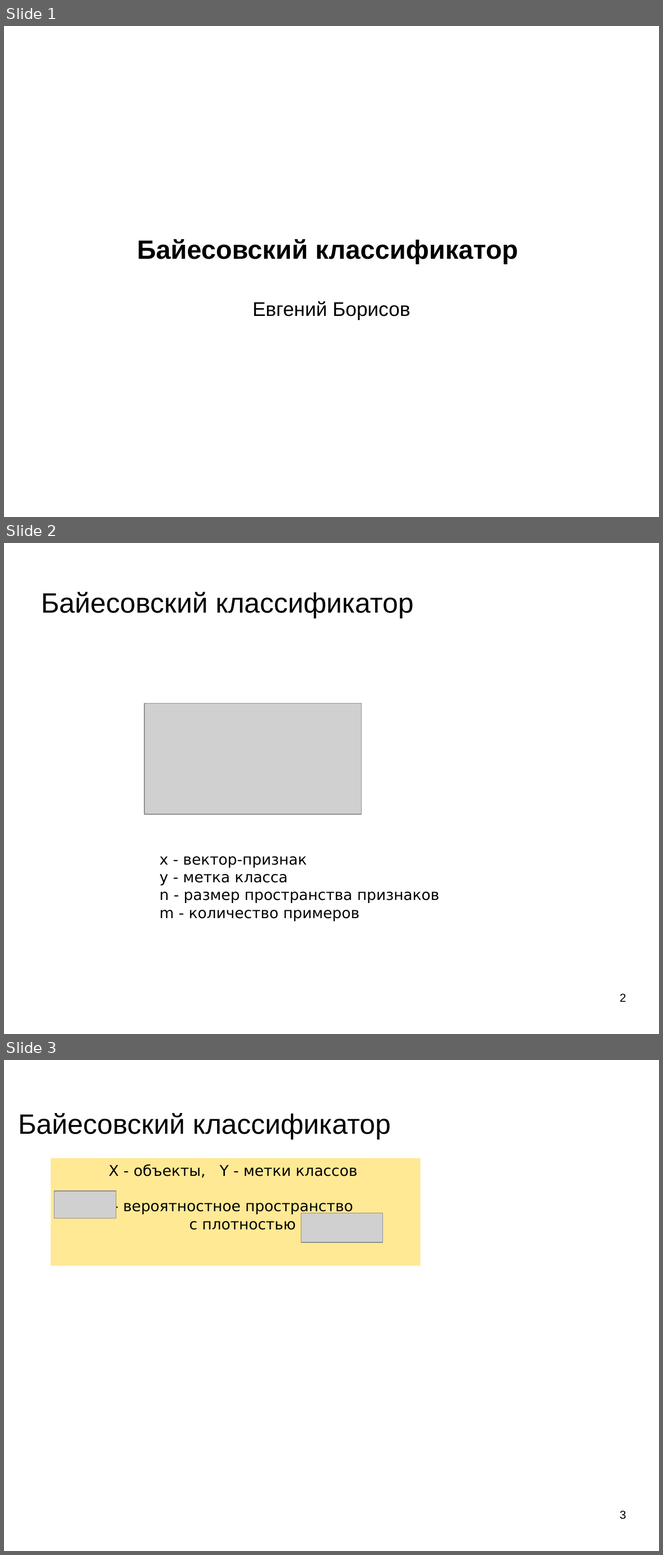
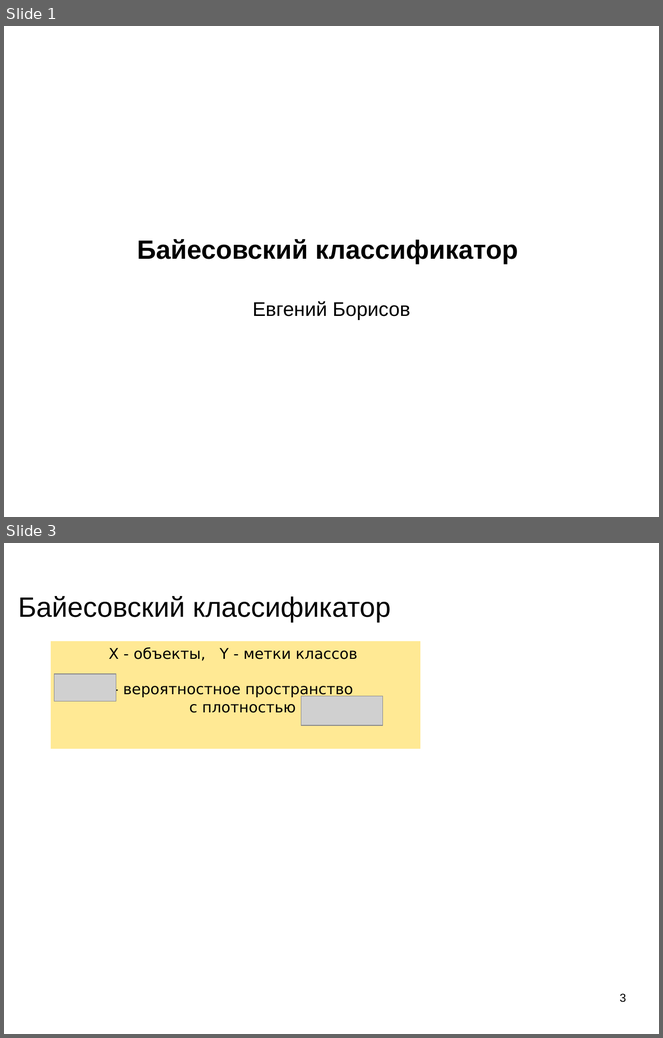
Before and after one commit to mechanoid5/ml_lectorium_legacy, a slide deck: 11-bayes.odp. Shown one above the other, each under a label of ours: slides 1, 2 and 3 before the commit, slides 1 and 3 after it; the slides between them are not shown. The pictures are 663x1555 and 663x1038 pixels, drawn with LibreOffice and Linux fonts; fonts in the diff are those of the drawing; grey boxes stand for pictures; background and template pictures are left out. Boxes give left, top, right and bottom in pixels: in the first picture for what was removed or moved away, otherwise in the second. Text is boxed around its words. In the diff, an @@ line names an element or a change of style, - is before the commit and + after.

```diff
--- a/11-bayes.odp
+++ b/11-bayes.odp
@@ slide 2 removed at [4, 543, 659, 1034], background picture (left out) @@
@@ title removed at [41, 592, 414, 618] @@
-Байесовский классификатор
@@ picture removed at [144, 704, 361, 815] @@
@@ text removed at [159, 857, 439, 922] @@
-x - вектор-признак
-y - метка класса
-n - размер пространства признаков
-m - количество примеров
@@ page number removed at [620, 994, 626, 1002] @@
-2
```
Also in this commit, not shown: 1 slide added, 3 other files.
